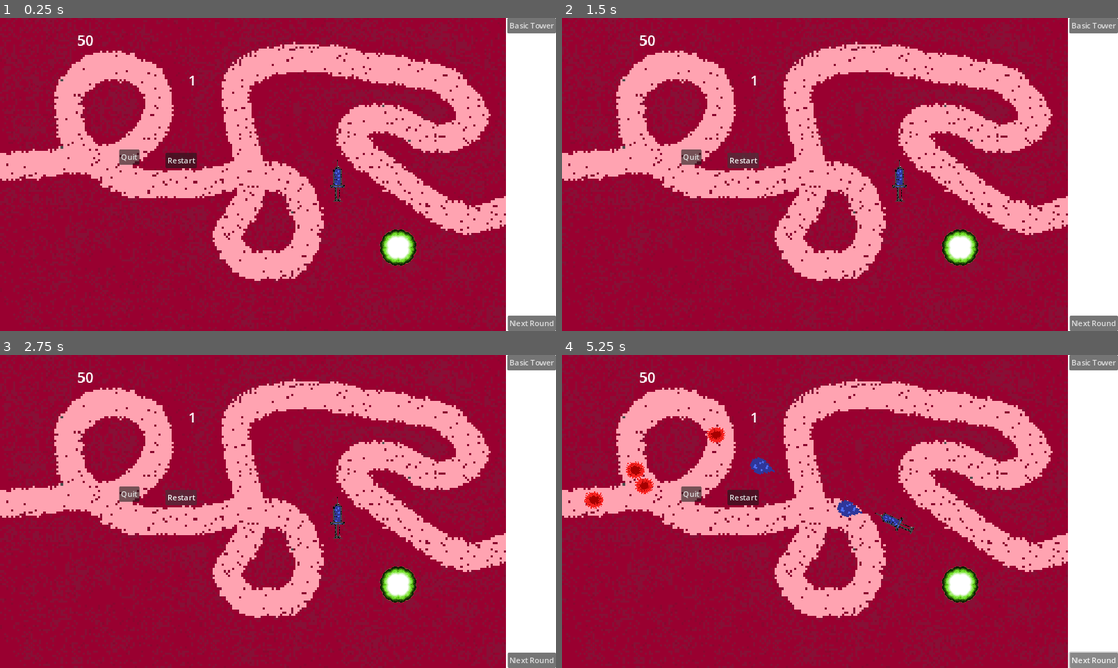
Above: before the commit, frames 1-4 (two rows, left to right).
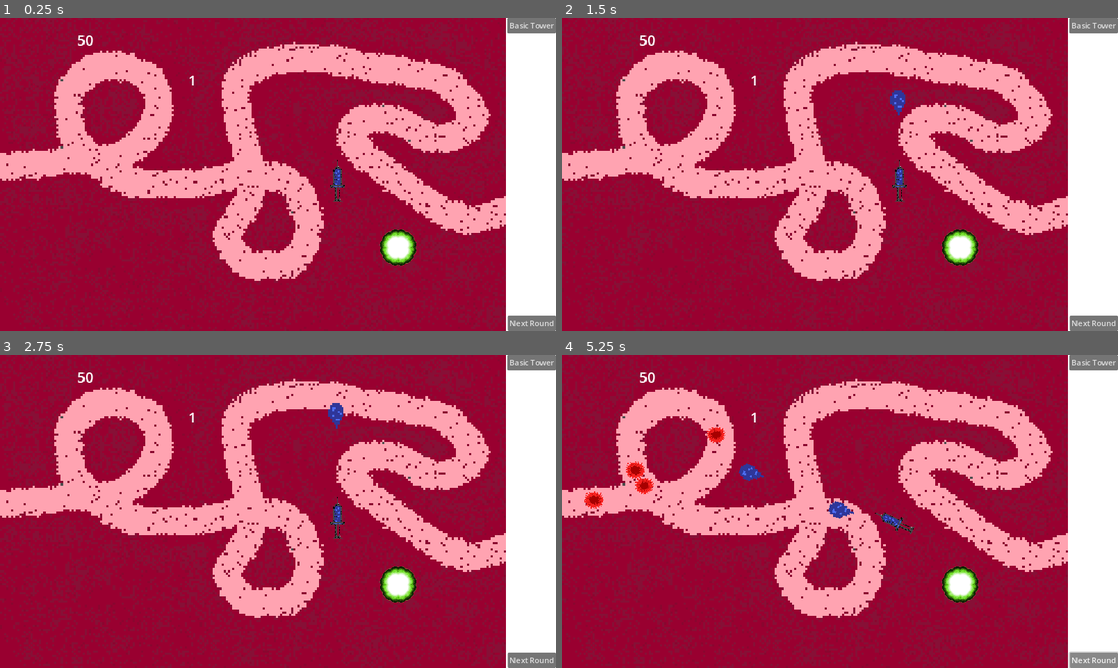
Above: after the commit, the same moments.

Repository: Kryzi/TowerDefense
Game: Godot game, scene res://Scenes/world.tscn
The game is run twice, just before and just after one commit, with the same random seed, the same clock (stepped at 60 frames per second) and the same inputs.
Inputs (mouse positions are in pixels of both pictures, inside the frame that each line leads up to):
- Up to frame 1 (0.25 s): no input
- Up to frame 2 (1.5 s): click (745, 161) at 0.5 s, where only the run before the commit has a clickable "Restart"; click (745, 161) at 1.25 s, where only the run before the commit has a clickable "Restart"
- Up to frame 3 (2.75 s): click (183, 498) at 2 s, where only the run before the commit has a clickable "Restart"
- Up to frame 4 (5.25 s): click "Next Round" at 2.75 s; click "Next Round" at 3.5 s; tap Enter (ui_accept) at 4.25, 4.52 s; hold Right (ui_right) from 4.28 s (still down)

The runs differ from the first frame. In frame 1, 0.5% of the frame differs, in the area x 21-36%, y 42-48%; in frame 2, 0.6%; in frame 3, 0.6%; in frame 4, 0.9%, in the area x 21-54%, y 32-53%.

Commit message:
quit og restart ses først ved 0 liv

Diff:
--- a/Scenes/hud.tscn
+++ b/Scenes/hud.tscn
@@ -55,17 +55,17 @@
 text = "HealthyText"
 
 [node name="Restart" type="Button" parent="."]
-offset_left = 343.0
-offset_top = 279.0
-offset_right = 408.0
-offset_bottom = 310.0
+offset_left = 247.0
+offset_top = 595.0
+offset_right = 312.0
+offset_bottom = 626.0
 text = "Restart"
 
 [node name="Quit" type="Button" parent="."]
-offset_left = 247.0
-offset_top = 272.0
-offset_right = 289.0
-offset_bottom = 303.0
+offset_left = 133.0
+offset_top = 436.0
+offset_right = 175.0
+offset_bottom = 467.0
 text = "Quit"
 
 [connection signal="pressed" from="NæsteRundeKnap" to="." method="_on_næste_runde_knap_pressed"]
--- a/Scripts/GameManager.gd
+++ b/Scripts/GameManager.gd
@@ -7,11 +7,14 @@
 var Currency = 50
 
 
-func _process(delta):
-	pass
+func _ready():
+	Restart.hide()
+	Quit.hide()
 
 @onready var MoneyText = get_tree().get_root().get_node("World/HUD/Money")
 @onready var HealthText = get_tree().get_root().get_node("World/HUD/Health")
+@onready var Restart = get_tree().get_root().get_node("World/HUD/Restart")
+@onready var Quit = get_tree().get_root().get_node("World/HUD/Quit")
 
 
 func damage(amount):
@@ -22,6 +25,8 @@
 
 func die():
 	print("i am dead")
+	Restart.show()
+	Quit.show()
 
 
 
